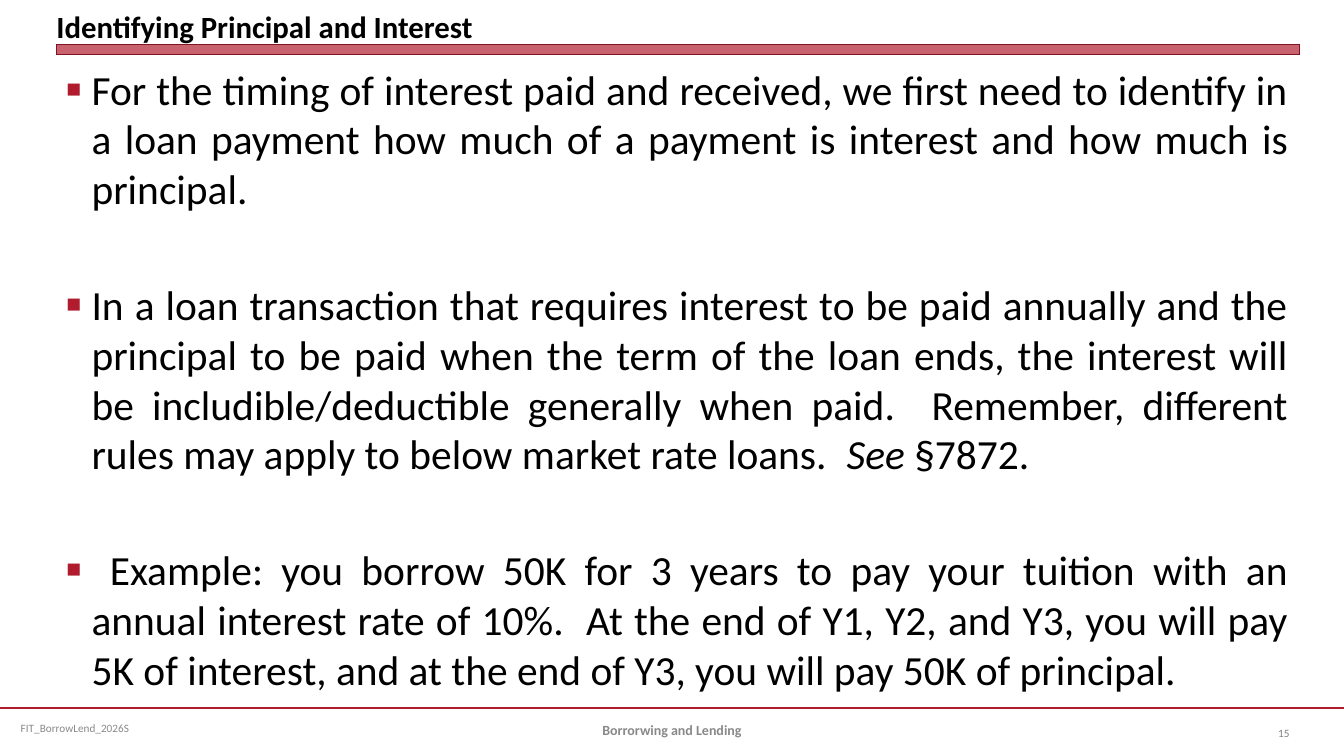
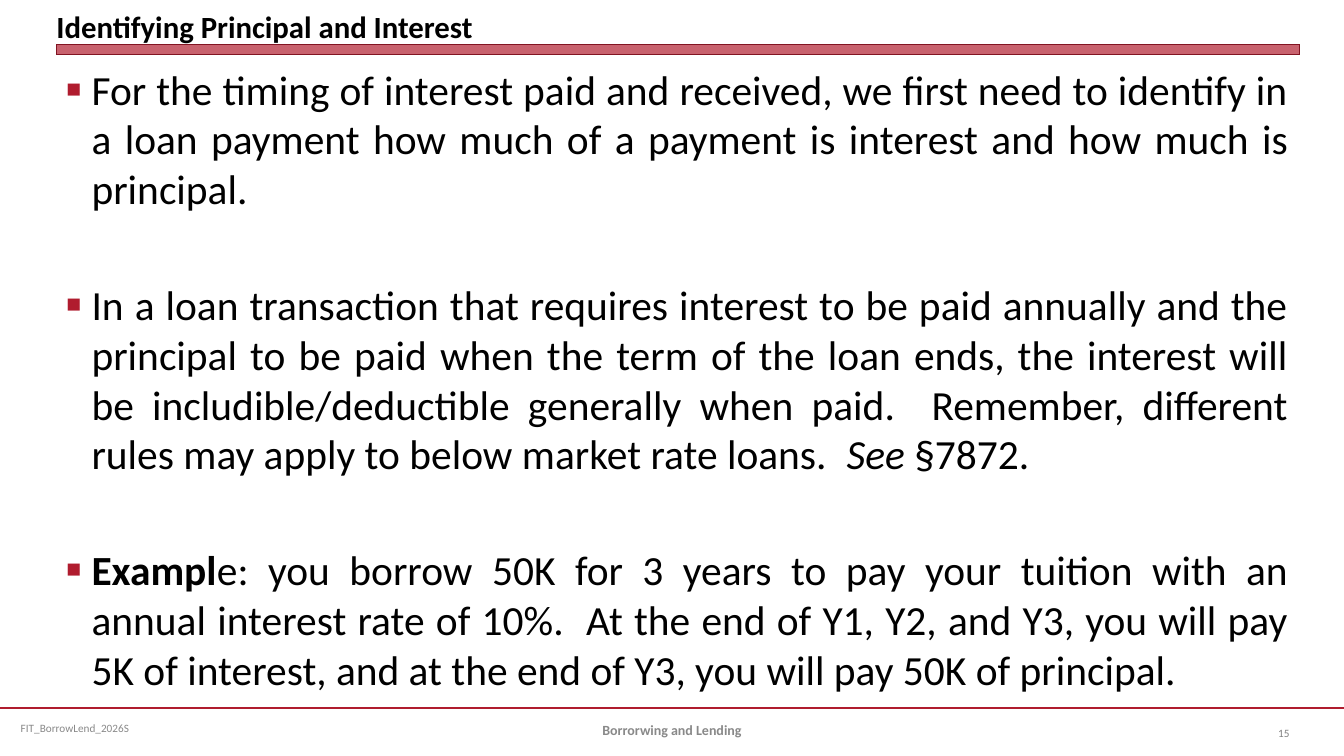
Before and after one commit to jmc877/Fed-Income-Tax, a slide deck: slide 15 of slides/FIT_BorrowLend_2026S.pptx. Drawn at 1344x756 pixels with LibreOffice and Linux fonts; fonts in the diff are those of the drawing. Boxes give left, top, right and bottom in pixels: in the first picture for what was removed or moved away, otherwise in the second. Text is boxed around its words. In the diff, an @@ line names an element or a change of style, - is before the commit and + after.

```diff
--- a/slides/FIT_BorrowLend_2026S.pptx
+++ b/slides/FIT_BorrowLend_2026S.pptx
@@ text at (92,556,1288,692): bold on in "Example:" @@
```
Also in this commit, not shown: 2 other slides changed, 1 slide added.
